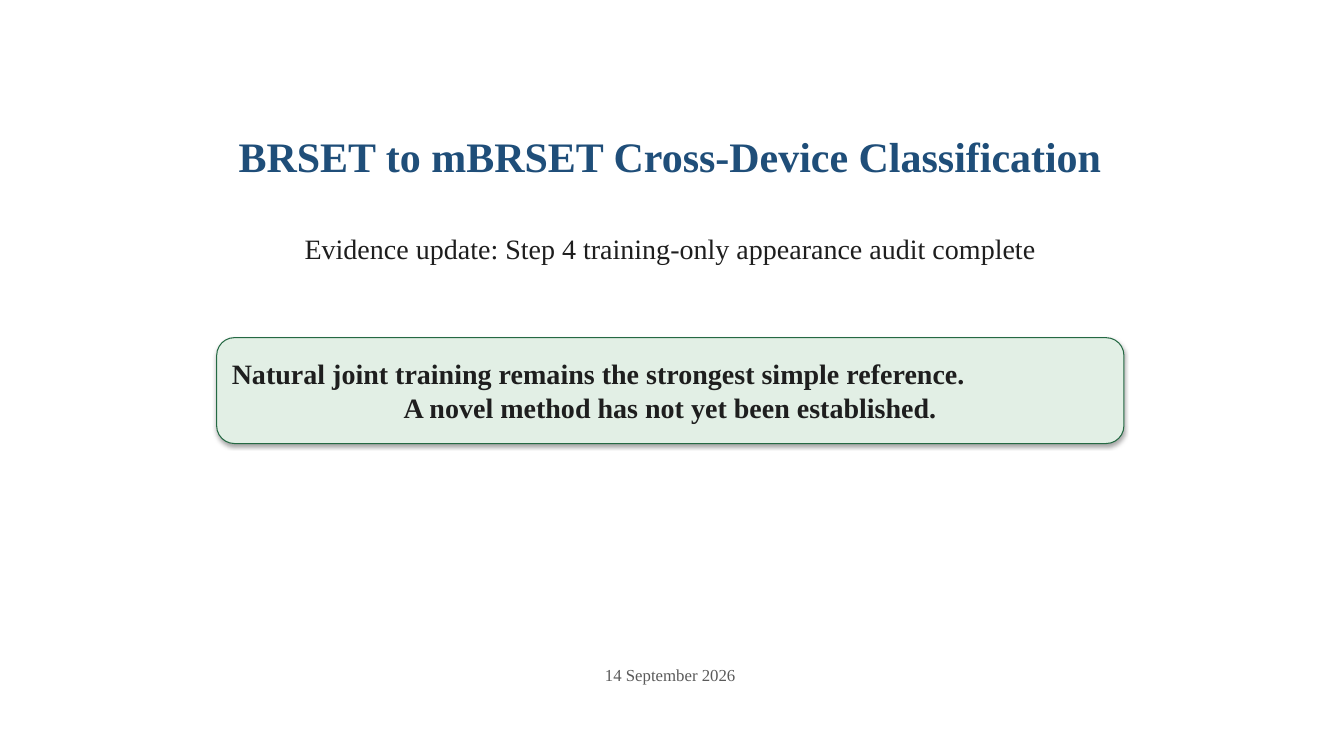
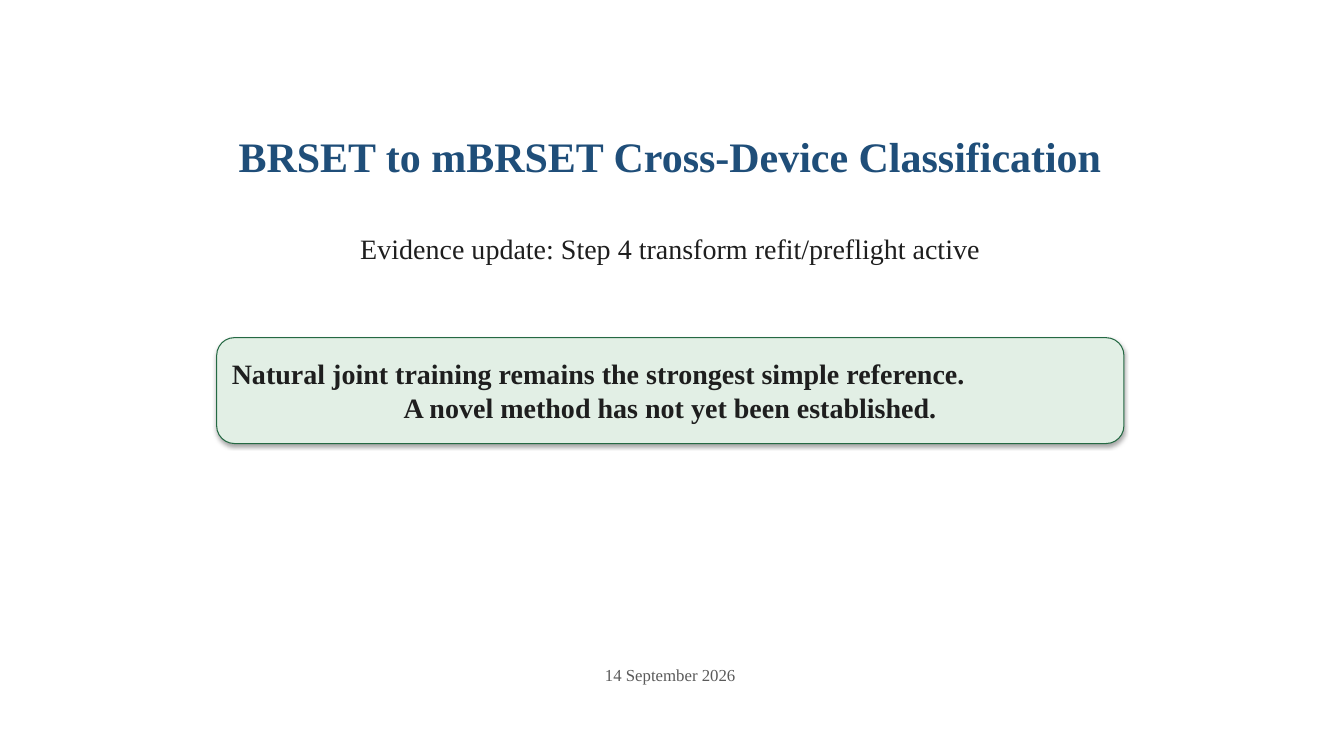
Before and after one commit to Sahith59/brset-convnextv2, a slide deck: slide 1 of research/codex/reports/BRSET_mBRSET_Research_Update.pptx. Drawn at 1344x756 pixels with LibreOffice and Linux fonts; fonts in the diff are those of the drawing. Boxes give left, top, right and bottom in pixels: in the first picture for what was removed or moved away, otherwise in the second. Text is boxed around its words. In the diff, an @@ line names an element or a change of style, - is before the commit and + after.

Commit message:
Launch audited Step 4 augmentation screen

```diff
--- a/research/codex/reports/BRSET_mBRSET_Research_Update.pptx
+++ b/research/codex/reports/BRSET_mBRSET_Research_Update.pptx
@@ text at (360, 239, 980, 265): text changed @@
-Evidence update: Step 4 training-only appearance audit complete
+Evidence update: Step 4 transform refit/preflight active
```
Also in this commit, not shown: 1 other slide changed, 1 slide added, 29 other files.
